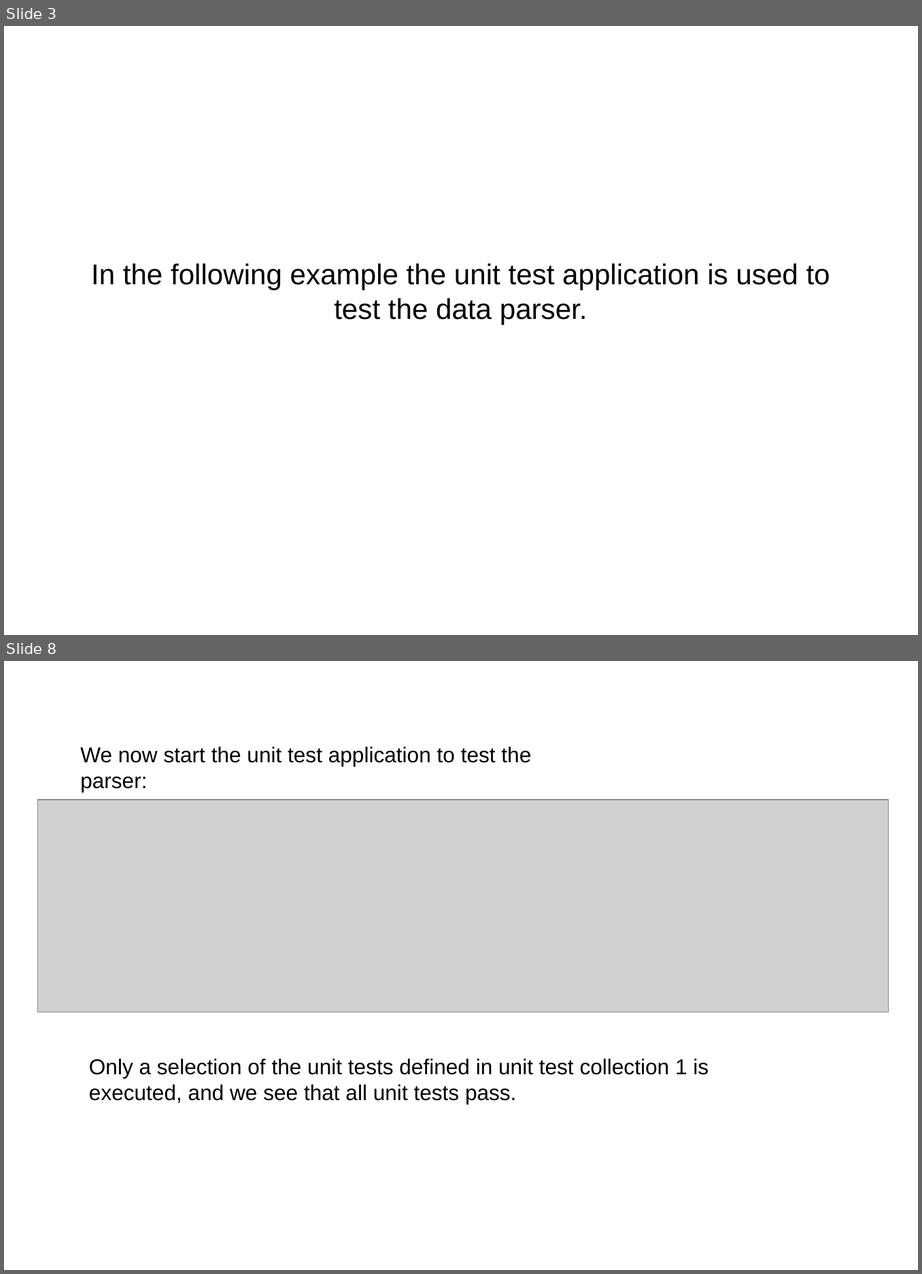
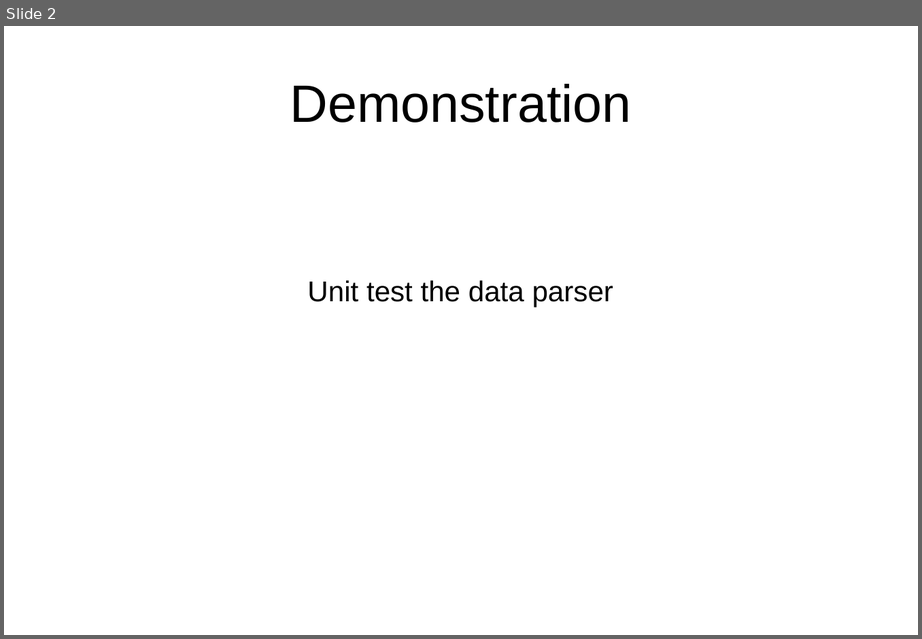
Before and after one commit to jn100py/portfolio, a slide deck: test_applications/presentation_testapplications.pptx. Shown one above the other, each under a label of ours: slides 3 and 8 before the commit, slide 2 after it; the slides between them are not shown. The pictures are 922x1274 and 922x639 pixels, drawn with LibreOffice and Linux fonts; fonts in the diff are those of the drawing; grey boxes stand for pictures. Boxes give left, top, right and bottom in pixels: in the first picture for what was removed or moved away, otherwise in the second. Text is boxed around its words. In the diff, an @@ line names an element or a change of style, - is before the commit and + after.

```diff
--- a/test_applications/presentation_testapplications.pptx
+++ b/test_applications/presentation_testapplications.pptx
@@ slide 8 removed at bbox=[4, 661, 918, 1270], background #FFFFFF @@
@@ text removed at bbox=[80, 747, 531, 792] @@
-We now start the unit test application to test the parser:
@@ picture removed at bbox=[37, 800, 889, 1012] @@
@@ text removed at bbox=[89, 1059, 708, 1104] @@
-Only a selection of the unit tests defined in unit test collection 1 is executed, and we see that all unit tests pass.
@@ what was slide 3 is now slide 2 @@
@@ slide 2 changed as well @@
@@ text added at bbox=[290, 84, 631, 123], 44 pt, text #000000 @@
+Demonstration
@@ text at bbox=[307, 280, 613, 308]: text changed @@
-In the following example the unit test application is used to test the data parser.
+Unit test the data parser
```
Also in this commit, not shown: 1 other slide changed, 9 slides added, 9 other slides removed, 2 other files.
